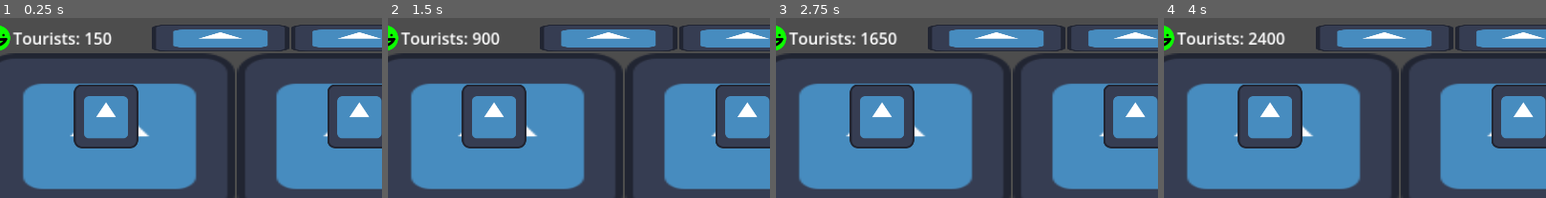
Above: before the commit, frames 1-4 (left to right).
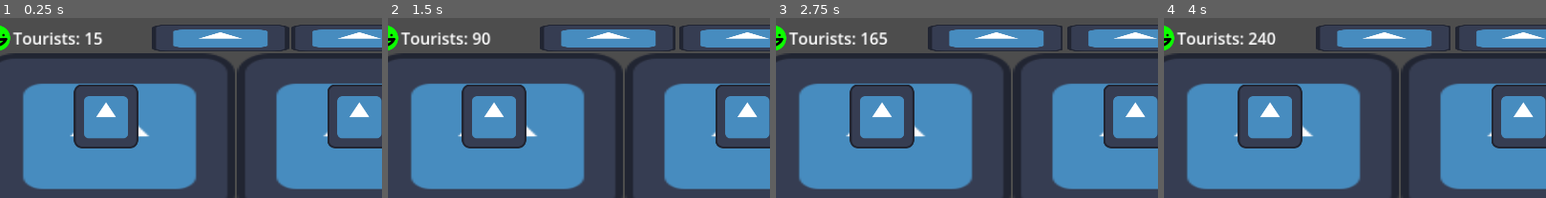
Above: after the commit, the same moments.

Repository: daniel-macias/energy-game
Game: Godot game, scene res://scenes/game.tscn
Two runs of this game, one before a commit and one after it. Both use one fixed random seed, a clock stepped at 60 frames per second and the inputs below. The engine's default icon, where the game draws it, is replaced by a stand-in: a white triangle on a blue panel in a dark square.
Inputs (mouse positions are % of the whole screen's width and height, from its top left):
- Up to frame 1 (0.25 s): no input
- Up to frame 2 (1.5 s): click "City" at 0.5 s; click (16, 27) at 1.27 s
- Up to frame 3 (2.75 s): click "City" at 2 s
- Up to frame 4 (4 s): click (16, 27) at 2.77 s; click "City" at 3.5 s
The pictures show only the part of the screen within x 2-52%, y 0-50%; the shares and areas given below are measured in that part.

The runs differ from the first frame. In frame 1, 0.1% of the frame differs, in the area x 26-30%, y 7-15%; in frame 2, 0.2%; in frame 3, 0.2%, in the area x 29-76%, y 4-18%; in frame 4, 0.2%.

Commit message:
added balance but tourists dont leave

Diff:
--- a/scripts/GameManager.gd
+++ b/scripts/GameManager.gd
@@ -3,7 +3,8 @@
 # Game variables
 var happiness = 100  # 0 to 100
 var tourists = 0  # 0 to infinity
-var wattage = 100  # 0 to 100
+var wattage = 100  # 0 to 100 (current wattage usage as a percentage of capacity)
+var wattage_capacity = 10000  # Max wattage capacity (can be increased with upgrades)
 var cleanliness = 100  # 0 to 100
 var money = 1000
 var cost = 0
@@ -29,7 +30,6 @@
 @onready var cleanliness_bar = $VBoxContainer/HBoxContainer/Cleanliness
 @onready var money_label = $VBoxContainer/HBoxContainer/Money
 @onready var cost_label = $VBoxContainer/HBoxContainer/Cost
-@onready var city_button = $VBoxContainer/HBoxContainer/City
 
 func _ready():
 	load_game()
@@ -39,16 +39,16 @@
 func update_happiness(value):
 	happiness = clamp(happiness + value, 0, 100)
 	update_happiness_image()
-	update_tourists_based_on_happiness()
 
 func update_cleanliness(value):
 	cleanliness = clamp(cleanliness + value, 0, 100)
 	cleanliness_bar.value = cleanliness
-	update_happiness_based_on_cleanliness()
+	calculate_happiness_based_on_cleanliness()
 
 func update_tourists(value):
 	tourists = max(tourists + value, 0)
 	tourists_label.text = "Tourists: " + str(tourists)
+	calculate_wattage_usage()
 
 func update_wattage(value):
 	wattage = clamp(wattage + value, 0, 100)
@@ -67,23 +67,35 @@
 	var index = int(happiness / 25.0)  # Divide by 25 to get an index from 0 to 4
 	happiness_rect.texture = load(happiness_images[index])
 
-# Influence functions
-func update_happiness_based_on_cleanliness():
-	if cleanliness < 50:
-		update_happiness(-1 * cleanliness_to_happiness_multiplier)
-	else:
-		update_happiness(1 * cleanliness_to_happiness_multiplier)
+# Influence functions using Lerp
+func calculate_happiness_based_on_cleanliness():
+	var cleanliness_factor = cleanliness / 100.0  # Normalize cleanliness to 0-1
+	var adjustment = lerp(-1.0, 1.0, cleanliness_factor)  # Gradual adjustment based on cleanliness
+	update_happiness(adjustment * cleanliness_to_happiness_multiplier)
 
-func update_tourists_based_on_happiness():
-	if happiness > 50:
-		update_tourists(int(happiness / 10 * happiness_to_tourists_multiplier))
-	else:
-		update_tourists(-int((100 - happiness) / 10 * happiness_to_tourists_multiplier))
+func calculate_tourists_based_on_happiness():
+	var happiness_factor = happiness / 100.0  # Normalize happiness to 0-1
+	var adjustment = lerp(-1.0, 1.0, happiness_factor)  # Gradual adjustment based on happiness
+	update_tourists(int(adjustment * happiness_to_tourists_multiplier))
+
+# Calculate wattage usage based on tourists with Lerp
+func calculate_wattage_usage():
+	var required_wattage = tourists * tourists_to_wattage_multiplier
+	wattage = clamp(wattage_capacity - required_wattage, 0, wattage_capacity) / wattage_capacity * 100
+	update_wattage(0)
+
+	var wattage_factor = wattage / 100.0  # Normalize wattage to 0-1
+	var happiness_adjustment = lerp(-1.0, 1.0, wattage_factor)  # Gradual adjustment based on wattage
+	update_happiness(happiness_adjustment * cleanliness_to_happiness_multiplier)
 
 # Process function to handle updates over time
 func _process(delta):
 	update_cleanliness(-0.1 * delta)  # Decrease cleanliness over time
 	update_wattage(-0.05 * delta)  # Decrease wattage slowly over time
+
+	calculate_happiness_based_on_cleanliness()
+	calculate_tourists_based_on_happiness()
+	calculate_wattage_usage()
 
 # Save and Load functions
 func save_game():
@@ -91,6 +103,7 @@
 		"happiness": happiness,
 		"tourists": tourists,
 		"wattage": wattage,
+		"wattage_capacity": wattage_capacity,
 		"cleanliness": cleanliness,
 		"money": money,
 		"cost": cost
@@ -113,6 +126,7 @@
 			happiness = save_data.get("happiness", 100)
 			tourists = save_data.get("tourists", 0)
 			wattage = save_data.get("wattage", 100)
+			wattage_capacity = save_data.get("wattage_capacity", 100)
 			cleanliness = save_data.get("cleanliness", 100)
 			money = save_data.get("money", 1000)
 			cost = save_data.get("cost", 0)
